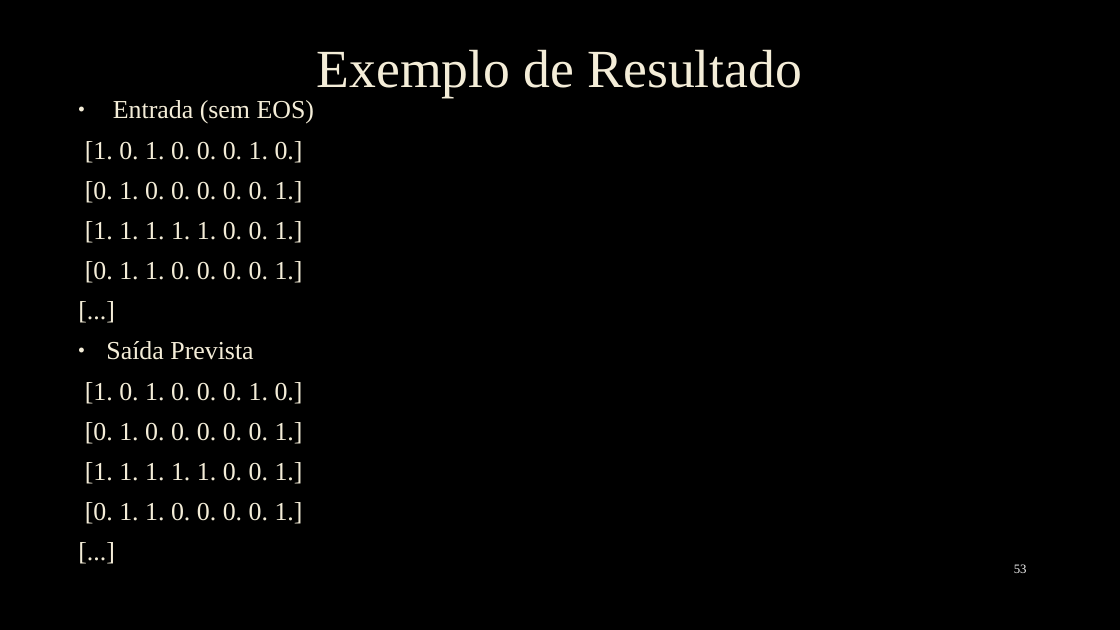
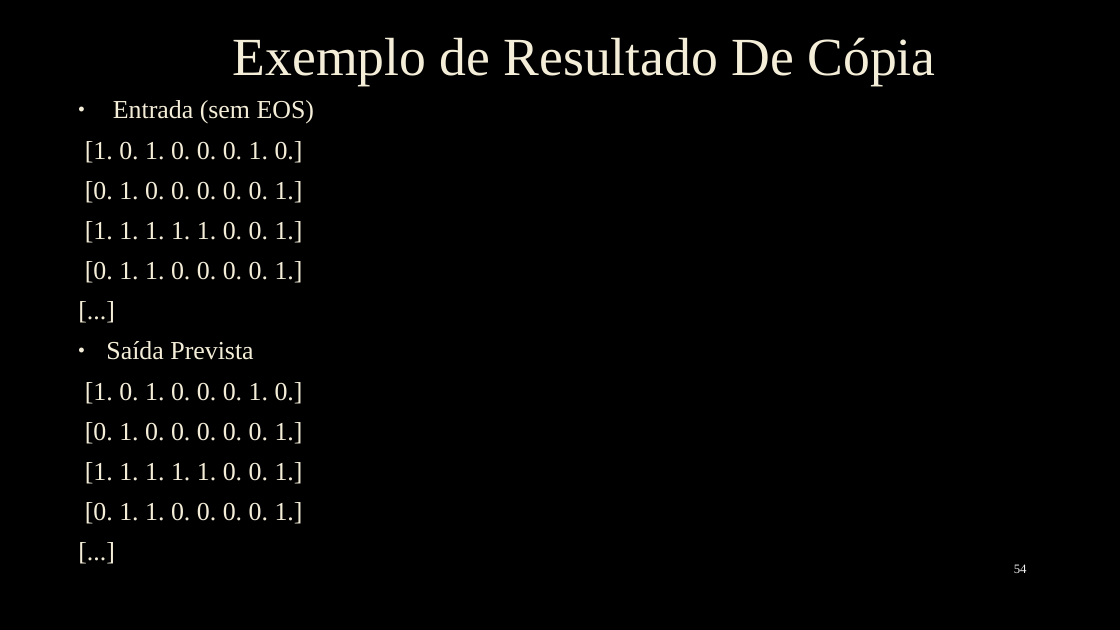
Before and after one commit to EmanuelSilva69/Neural_Turing_Machine_Criadorara, a slide deck: slide 54 of Slide/apresentação NTM.pptx (slide 53 before the commit). Drawn at 1120x630 pixels with LibreOffice and Linux fonts; fonts in the diff are those of the drawing; background and template pictures are left out. Boxes give left, top, right and bottom in pixels: in the first picture for what was removed or moved away, otherwise in the second. Text is boxed around its words. In the diff, an @@ line names an element or a change of style, - is before the commit and + after.

```diff
--- a/Slide/apresentação NTM.pptx
+++ b/Slide/apresentação NTM.pptx
@@ title at <box>233,37,935,85</box>: text changed @@
-Exemplo de Resultado
+Exemplo de Resultado De Cópia
@@ page number at <box>1014,564,1027,573</box>: text changed @@
-53
+54
```
Also in this commit, not shown: 3 other slides changed, 3 slides added, 2 slides removed.
